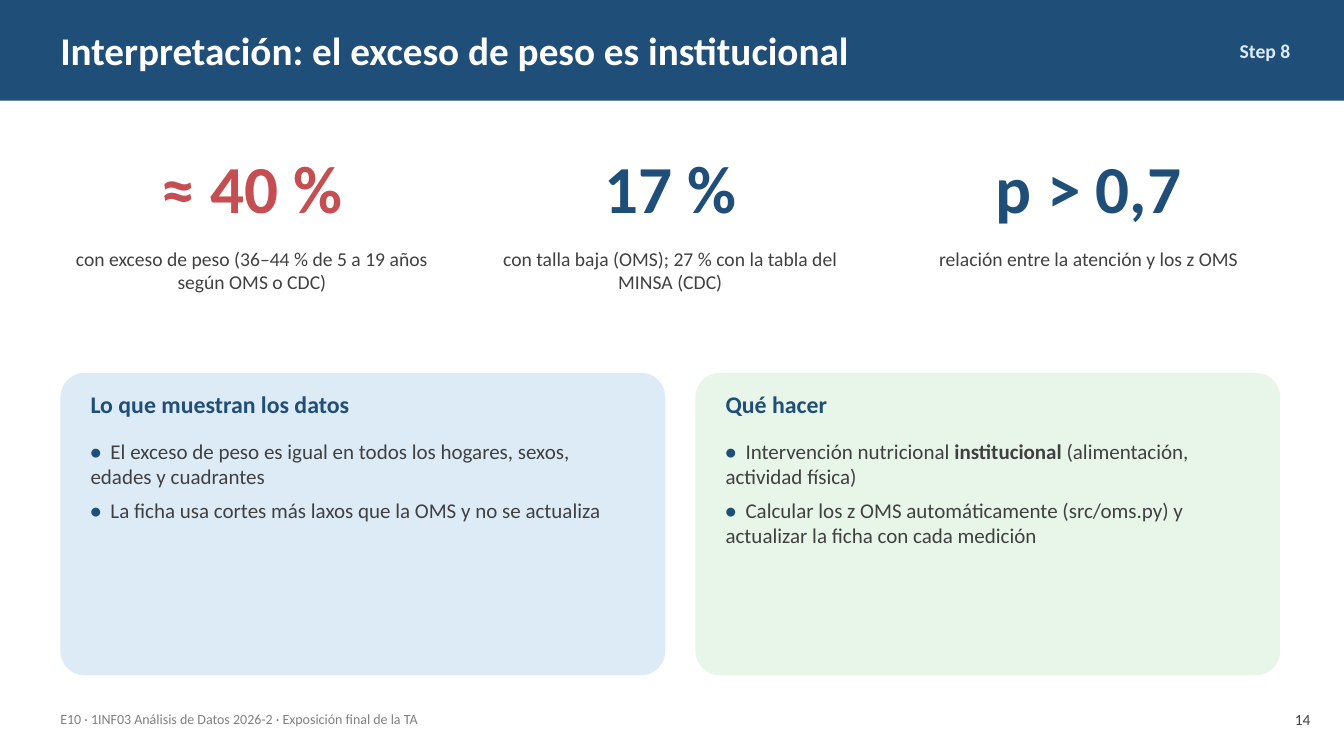
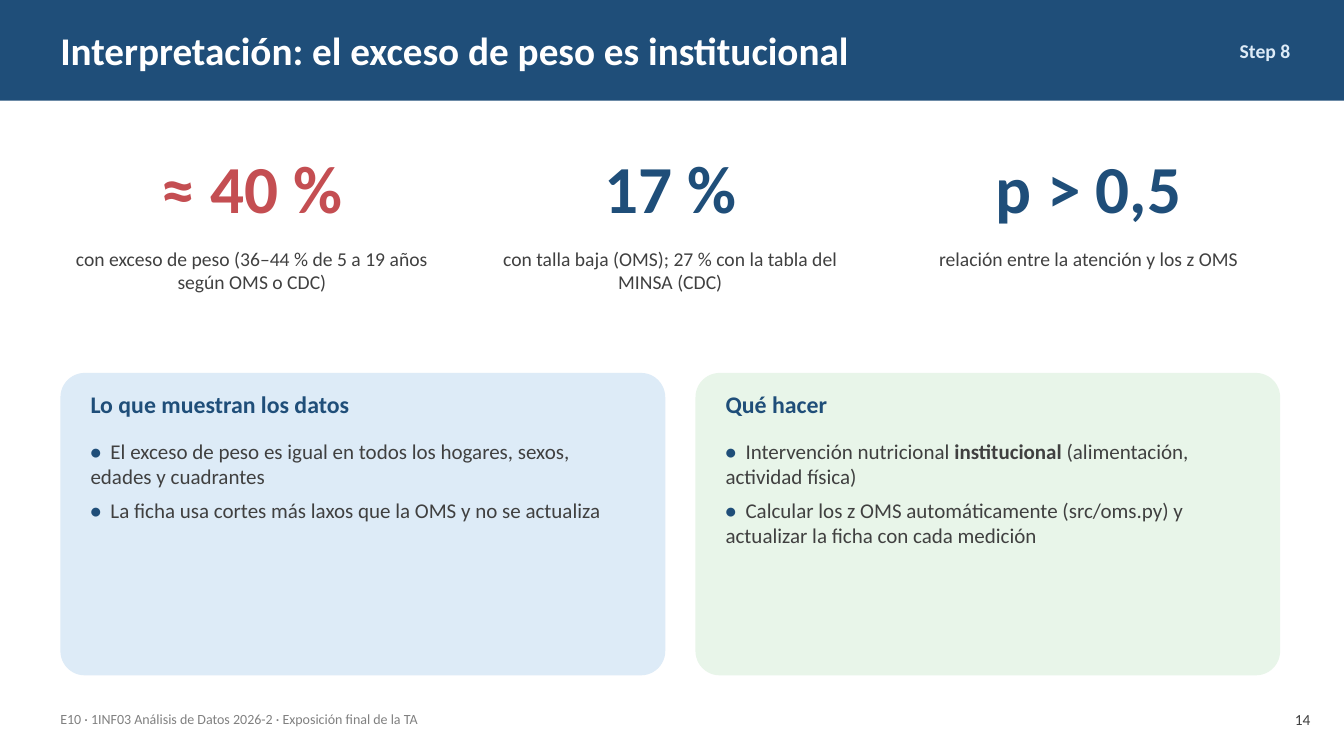
Before and after one commit to AlejandroHancco/TA_Analisis_Datos, a slide deck: slide 14 of entregables/Presentacion_Final_TA_E10.pptx. Drawn at 1344x756 pixels with LibreOffice and Linux fonts; fonts in the diff are those of the drawing. Boxes give left, top, right and bottom in pixels: in the first picture for what was removed or moved away, otherwise in the second. Text is boxed around its words. In the diff, an @@ line names an element or a change of style, - is before the commit and + after.

```diff
--- a/entregables/Presentacion_Final_TA_E10.pptx
+++ b/entregables/Presentacion_Final_TA_E10.pptx
@@ text at (996,169,1181,224): text changed @@
-p > 0,7
+p > 0,5
```
Also in this commit, not shown: 11 other slides changed, 33 other files.
